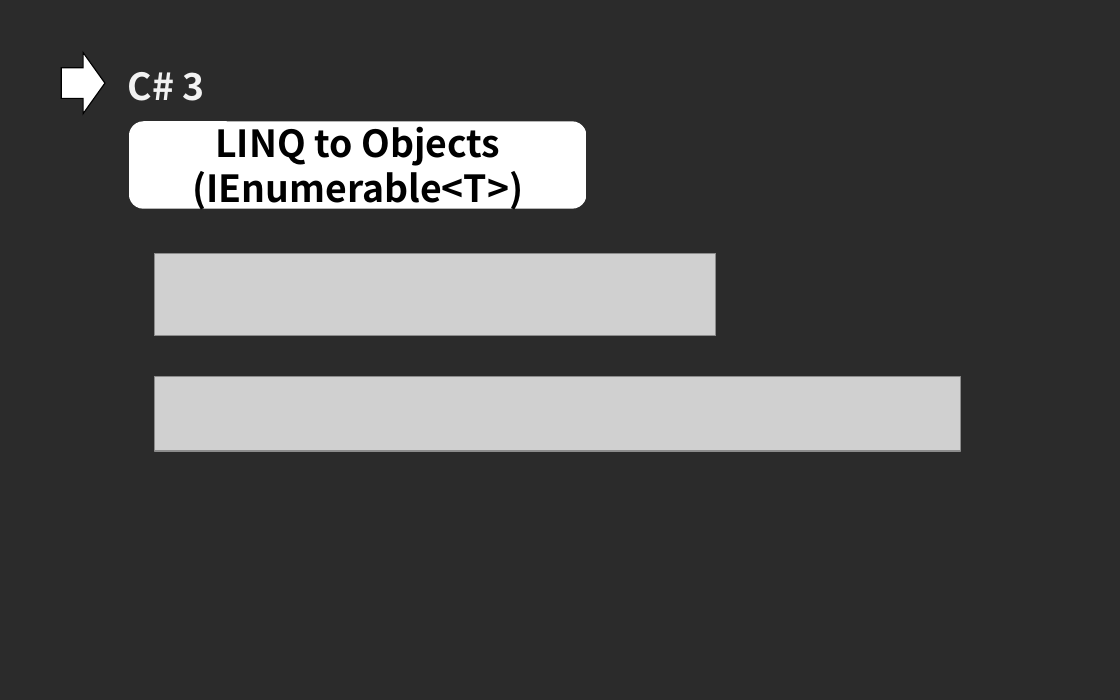
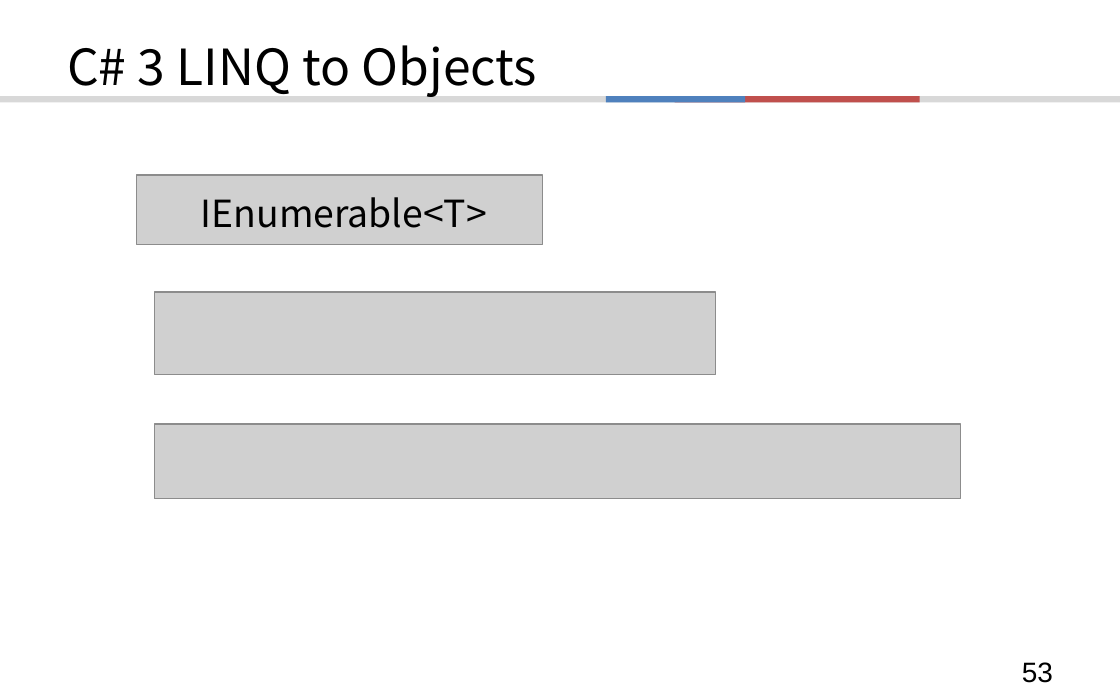
Before and after one commit to TerabyteX/lecture, a slide deck: slide 53 of C#/CsharpEvolution.ppt (slide 40 before the commit). Drawn at 1120x700 pixels with LibreOffice and Linux fonts; fonts in the diff are those of the drawing; grey boxes stand for pictures; background and template pictures are left out; a plain dark background stands for a picture behind light text. Boxes give left, top, right and bottom in pixels: in the first picture for what was removed or moved away, otherwise in the second. Text is boxed around its words. In the diff, an @@ line names an element or a change of style, - is before the commit and + after.

```diff
--- a/C#/CsharpEvolution.ppt
+++ b/C#/CsharpEvolution.ppt
@@ background picture (left out) to #FFFFFF @@
@@ right arrow removed at bbox=[62, 53, 105, 114] @@
@@ title added at bbox=[67, 45, 537, 97], 32 pt, text #000000 @@
+C# 3 LINQ to Objects
@@ text removed at bbox=[128, 72, 205, 101] @@
-C# 3
@@ rectangle added at bbox=[0, 96, 1120, 103], fill #D8D8D8 @@
@@ rectangle added at bbox=[606, 96, 745, 103], fill #4F81BD @@
@@ rectangle added at bbox=[674, 96, 920, 103], fill #C0504D @@
@@ rounded rectangle removed at bbox=[129, 121, 587, 208] @@
-LINQ to Objects
-(IEnumerable<T>)
@@ picture added at bbox=[137, 175, 542, 244] @@
@@ text added at bbox=[201, 197, 487, 228], 24 pt, text #000000 @@
+IEnumerable<T>
@@ picture: place and size @@
-picture at bbox=[155, 253, 716, 336]
+picture at bbox=[155, 292, 716, 375]
@@ picture: place and size @@
-picture at bbox=[155, 376, 961, 451]
+picture at bbox=[155, 424, 961, 500]
@@ page number added at bbox=[1022, 662, 1053, 683], 18 pt, text #000000 @@
+53
```
Also in this commit, not shown: 47 other slides changed, 37 slides added, 7 slides removed.
